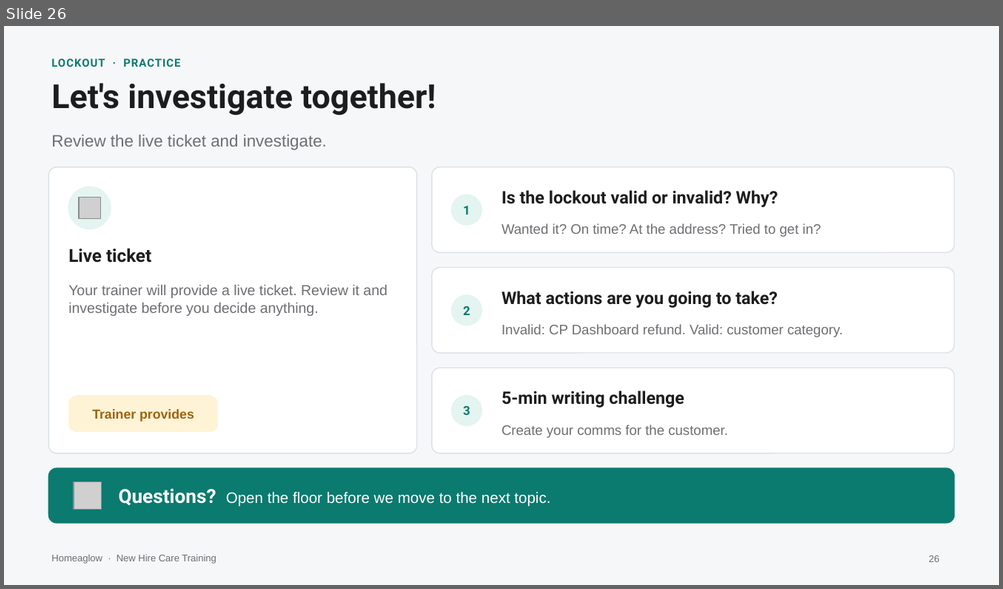
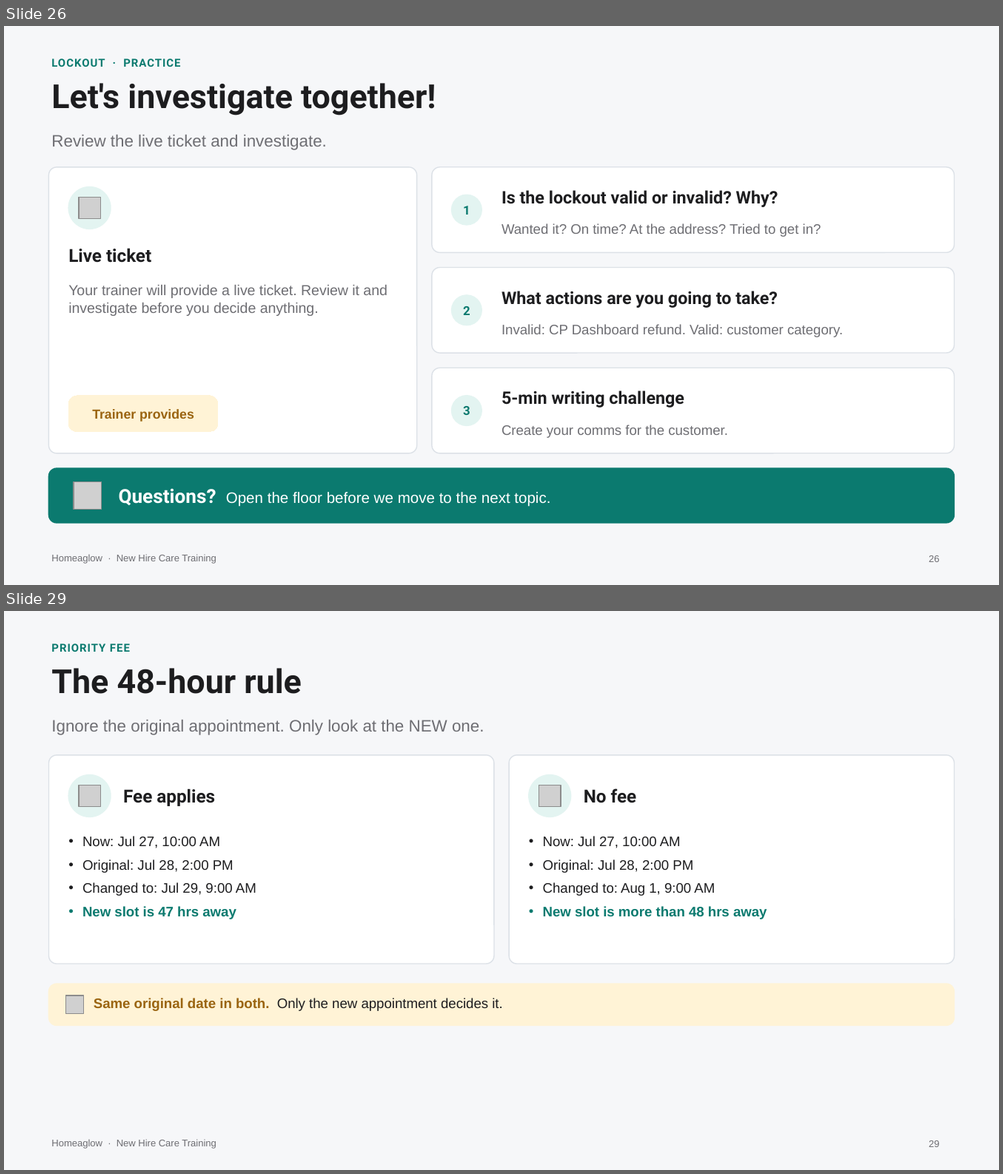
Before and after one commit to anjulimichelle/training, a slide deck: incorrect-info-lmc-lockout/incorrect-info-lmc-lockout.pptx. Shown one above the other, each under a label of ours: slide 26 before the commit, slides 26 and 29 after it; the slides between them are not shown. The pictures are 1003x589 and 1003x1174 pixels, drawn with LibreOffice and Linux fonts; fonts in the diff are those of the drawing; grey boxes stand for pictures. Boxes give left, top, right and bottom in pixels: in the first picture for what was removed or moved away, otherwise in the second. Text is boxed around its words. In the diff, an @@ line names an element or a change of style, - is before the commit and + after.

```diff
--- a/incorrect-info-lmc-lockout/incorrect-info-lmc-lockout.pptx
+++ b/incorrect-info-lmc-lockout/incorrect-info-lmc-lockout.pptx
@@ slide 29 added at box(4, 611, 999, 1170), background #F6F7F9; not listed: 1 template element that a slide beside it also shows @@
@@ text added at box(51, 644, 130, 652), 8 pt, text #0B7A6F, bold @@
+PRIORITY FEE
@@ text added at box(51, 668, 301, 694), 24 pt, text #1D1D1F, bold @@
+The 48-hour rule
@@ text added at box(51, 720, 484, 735), 12 pt, text #6E6E73 @@
+Ignore the original appointment. Only look at the NEW one.
@@ rounded rectangle added at box(48, 755, 493, 964), fill #FFFFFF, outline #DCE1E7 0.75 pt @@
@@ rounded rectangle added at box(509, 755, 954, 964), fill #FFFFFF, outline #DCE1E7 0.75 pt @@
@@ ellipse added at box(68, 775, 111, 817), fill #E3F4F1, outline #E3F4F1 1 pt @@
@@ picture added at box(79, 785, 100, 807) @@
@@ ellipse added at box(529, 775, 571, 817), fill #E3F4F1, outline #E3F4F1 1 pt @@
@@ picture added at box(539, 785, 561, 807) @@
@@ text added at box(123, 789, 215, 806), 13 pt, text #1D1D1F, bold @@
+Fee applies
@@ text added at box(583, 789, 637, 803), 13 pt, text #1D1D1F, bold @@
+No fee
@@ text added at box(82, 836, 256, 920), 10 pt, text #1D1D1F @@
+• Now: Jul 27, 10:00 AM
+• Original: Jul 28, 2:00 PM
+• Changed to: Jul 29, 9:00 AM
+• New slot is 47 hrs away
@@ text added at box(543, 836, 767, 920), 10 pt, text #1D1D1F @@
+• Now: Jul 27, 10:00 AM
+• Original: Jul 28, 2:00 PM
+• Changed to: Aug 1, 9:00 AM
+• New slot is more than 48 hrs away
@@ rounded rectangle added at box(48, 984, 954, 1025), fill #FFF3D6, outline #FFF3D6 0.75 pt @@
@@ picture added at box(65, 996, 84, 1014) @@
@@ text added at box(94, 998, 502, 1011), 10 pt, text #1D1D1F @@
+Same original date in both. Only the new appointment decides it.
@@ page number added at box(928, 1141, 939, 1147), 7 pt, text #6E6E73 @@
+29
```
Also in this commit, not shown: 6 slides changed, 19 other slides added, 5 other files.
